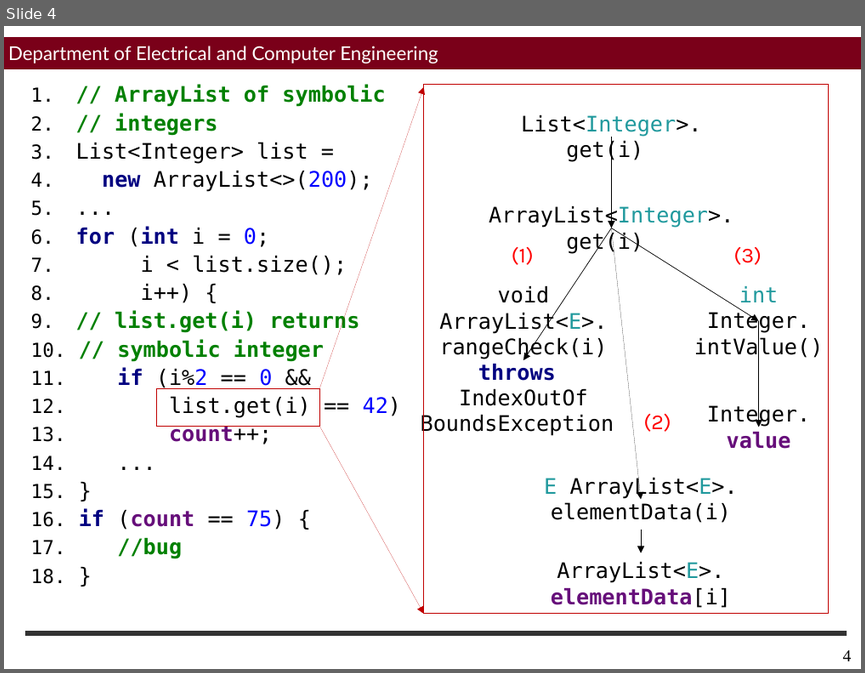
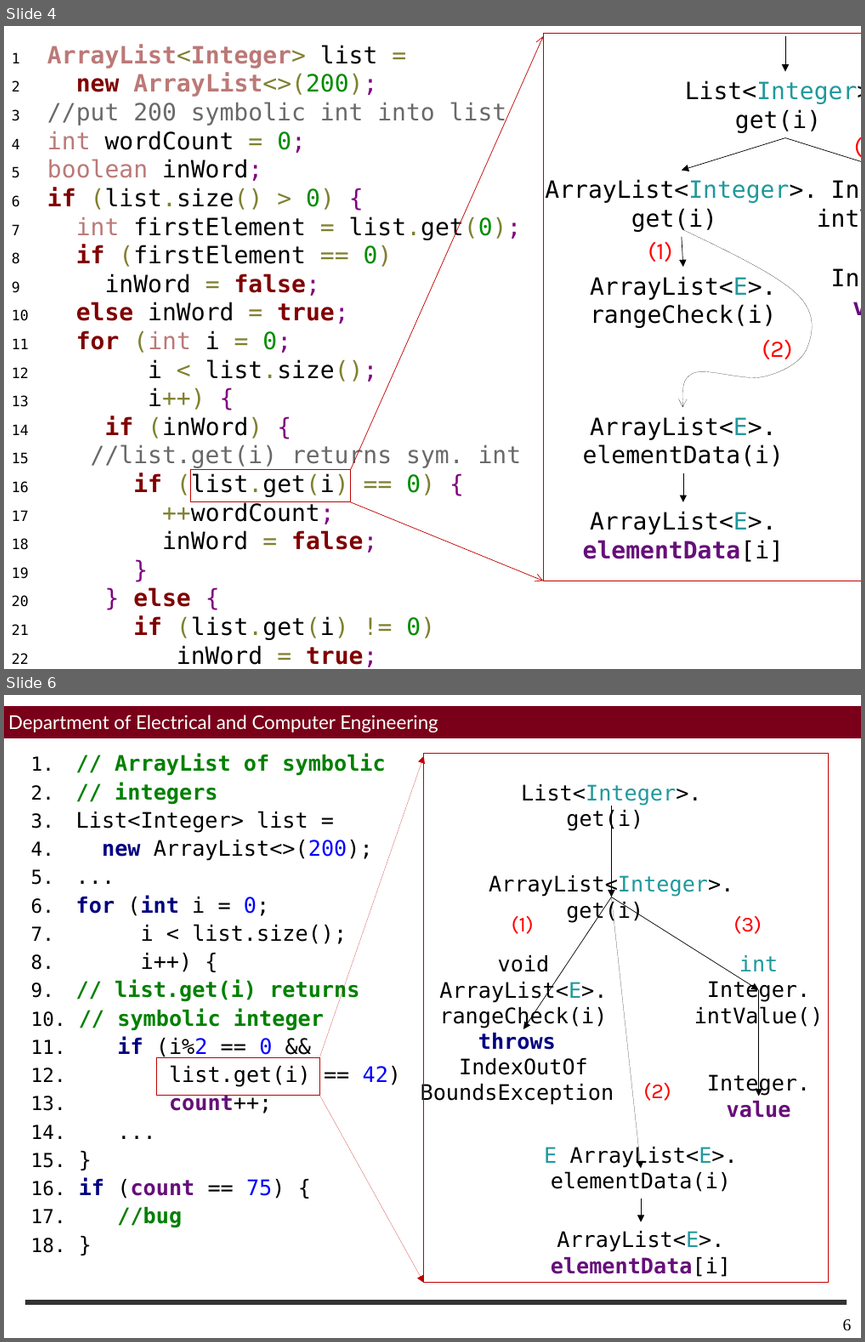
Before and after one commit to sohah/ISSTA-Veritesting, a slide deck: figures/Figures.pptx. Shown one above the other, each under a label of ours: slide 4 before the commit, slides 4 and 6 after it; the slides between them are not shown. The pictures are 865x673 and 865x1342 pixels, drawn with LibreOffice and Linux fonts; fonts in the diff are those of the drawing; background and template pictures are left out. Boxes give left, top, right and bottom in pixels: in the first picture for what was removed or moved away, otherwise in the second. Text is boxed around its words. In the diff, an @@ line names an element or a change of style, - is before the commit and + after.

```diff
--- a/figures/Figures.pptx
+++ b/figures/Figures.pptx
@@ slide 4 added at bbox=[4, 26, 861, 669], background #FFFFFF @@
@@ text added at bbox=[47, 44, 522, 667], 20 pt, text #000000 @@
+1 ArrayList<Integer> list =
+2 new ArrayList<>(200);
+3 //put 200 symbolic int into list
+4 int wordCount = 0;
+5 boolean inWord;
+6 if (list.size() > 0) {
+7 int firstElement = list.get(0);
+8 if (firstElement == 0)
+9 inWord = false;
+10 else inWord = true;
+11 for (int i = 0;
+12 i < list.size();
+13 i++) {
+14 if (inWord) {
+15 //list.get(i) returns sym. int
+16 if (list.get(i) == 0) {
+17 ++wordCount;
+18 inWord = false;
+19 }
+20 } else {
+21 if (list.get(i) != 0)
+22 inWord = true;
+23 }
+24 }
+25 }
+26 return wordCount;
@@ arrow added from (350, 470) to (543, 36), #C00000 0.5 pt @@
@@ rectangle added at bbox=[543, 33, 861, 580], outline #C00000 0.5 pt @@
@@ arrow added from (785, 36) to (785, 71), #000000 0.5 pt @@
@@ text added at bbox=[685, 80, 861, 133], 20 pt, text #000000 @@
+List<Integer>.
+get(i)
@@ text added at bbox=[850, 126, 861, 164], 20 pt, text #FF0000 @@
+(3)
@@ arrow added from (785, 138) to (681, 170), #000000 0.5 pt @@
@@ arrow added from (785, 138) to (861, 170), #000000 0.5 pt @@
@@ text added at bbox=[812, 170, 861, 236], 20 pt, text #000000 @@
+Integer.
+intValue()
@@ text added at bbox=[545, 179, 817, 232], 20 pt, text #000000 @@
+ArrayList<Integer>.
+get(i)
@@ freeform shape added at bbox=[682, 229, 812, 407], outline #000000 0.75 pt @@
@@ text added at bbox=[647, 242, 672, 261], 20 pt, text #FF0000 @@
+(1)
@@ arrow added from (681, 237) to (683, 267), #000000 0.5 pt @@
@@ text added at bbox=[590, 275, 777, 328], 20 pt, text #000000 @@
+ArrayList<E>.
+rangeCheck(i)
@@ text added at bbox=[827, 258, 861, 324], 20 pt, text #000000 @@
+Integer.
+value
@@ text added at bbox=[761, 340, 792, 359], 20 pt, text #FF0000 @@
+(2)
@@ text added at bbox=[583, 416, 783, 466], 20 pt, text #000000 @@
+ArrayList<E>.
+elementData(i)
@@ rectangle added at bbox=[190, 470, 350, 502], outline #C00000 0.5 pt @@
@@ arrow added from (683, 473) to (683, 501), #000000 0.5 pt @@
@@ arrow added from (350, 501) to (543, 580), #C00000 0.5 pt @@
@@ text added at bbox=[583, 510, 783, 562], 20 pt, text #000000 @@
+ArrayList<E>.
+elementData[i]
@@ what was slide 4 is now slide 6 @@
@@ page number at bbox=[843, 1319, 851, 1331]: text changed @@
-4
+6
```
Also in this commit, not shown: 1 other slide added, 3 other files.
